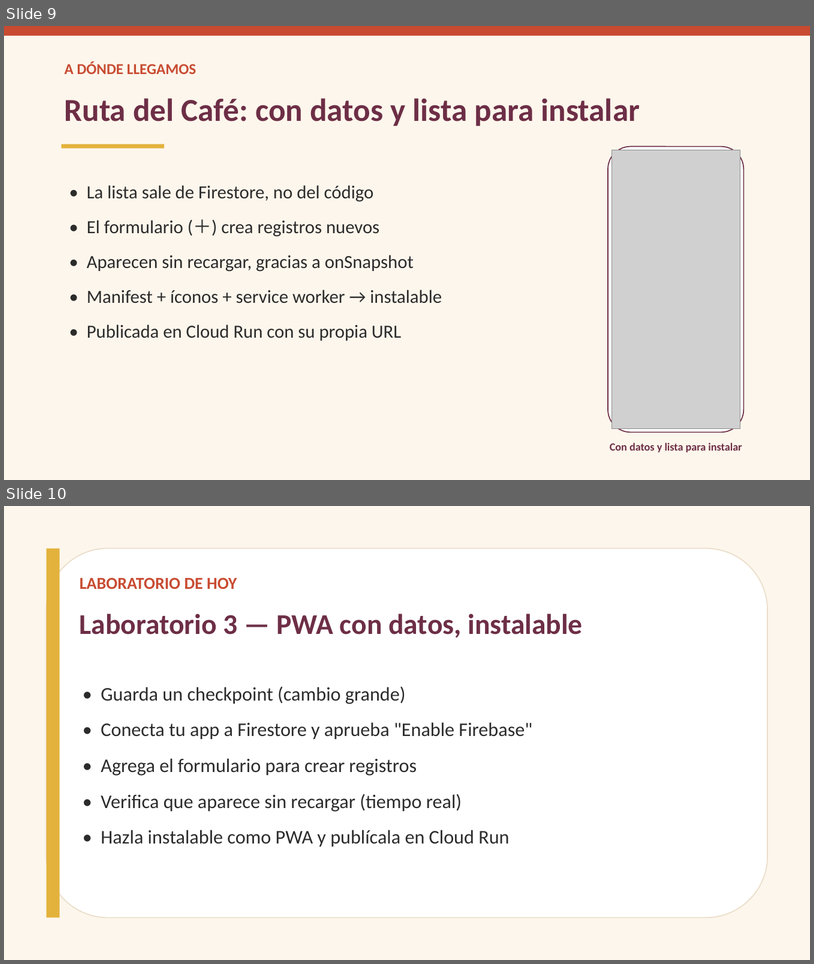
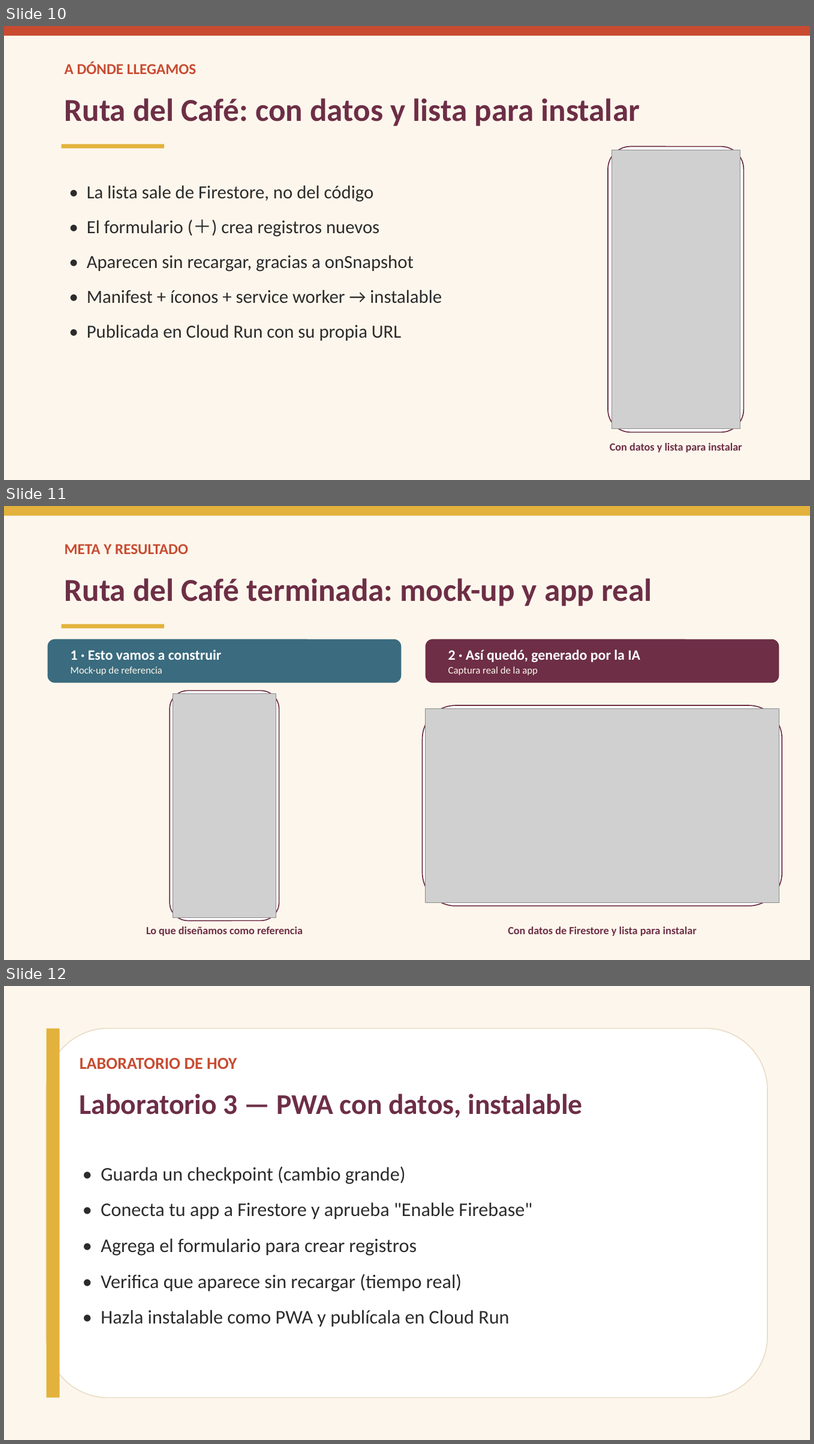
Before and after one commit to ykro/proyectos3-facom-public, a slide deck: slides/sesion-03.pptx. Shown one above the other, each under a label of ours: slides 9 and 10 before the commit, slides 10, 11 and 12 after it. The pictures are 814x964 and 814x1444 pixels, drawn with LibreOffice and Linux fonts; fonts in the diff are those of the drawing; grey boxes stand for pictures. Boxes give left, top, right and bottom in pixels: in the first picture for what was removed or moved away, otherwise in the second. Text is boxed around its words. In the diff, an @@ line names an element or a change of style, - is before the commit and + after.

Commit message:
3ª iteración: apps reales capturadas, flujo AI Studio en guías, demos en slides, docs y fixes
- 8 apps construidas en AI Studio y capturadas (2 insignia + 6 demos); capturas de
  flujo (Build, Enable Firebase, emulador) en guias-estudiante/img/ e insertadas en guías;
  placeholders de teléfono Android eliminados; PDFs regenerados con imágenes.
- Slides: slide 'Demo del docente' por sesión + GitHub, glosario GenAI, cómo genera la IA,
  estructura de archivos/personalización manual; contraste MUTED a AA.
- Guías: GitHub/glosario/overview, personalización manual, bitácora de prompts, plantillas.
- Prompts de las 6 demos (prompts-demos-docente.md).
- Nuevos docs: especificacion-asignaciones, material-de-apoyo-links, clase-01-guion-video, plantillas.
- Evaluación: sin defensa; Proyectos=30 sin split por proyecto; quizzes barajados; rúbrica Tareas/Labs.
- Sin 'Plan B' en ningún archivo; terminología unificada a 'Demo del docente'; badges corregidos.

```diff
--- a/slides/sesion-03.pptx
+++ b/slides/sesion-03.pptx
@@ slide 11 added at [4,506,810,960], background #FDF6EC @@
@@ rectangle added at [4,506,810,516], fill #E3B23C @@
@@ text added at [65,544,188,554], 18 pt, text #C84B31, bold @@
+META Y RESULTADO
@@ text added at [65,578,652,606], 38 pt, text #6D2E46, bold @@
+Ruta del Café terminada: mock-up y app real
@@ rectangle added at [62,624,164,628], fill #E3B23C @@
@@ rounded rectangle added at [48,639,401,682], fill #3A6B7E @@
@@ text added at [71,649,222,675], 17 pt, text #FFFFFF, bold @@
+1 · Esto vamos a construir
+Mock-up de referencia
@@ rounded rectangle added at [426,639,780,682], fill #6D2E46 @@
@@ text added at [449,649,641,675], 17 pt, text #FFFFFF, bold @@
+2 · Así quedó, generado por la IA
+Captura real de la app
@@ rounded rectangle added at [170,691,279,921], fill #FFFFFF, outline #6D2E46 1.2 pt @@
@@ picture added at [173,694,276,918] @@
@@ rounded rectangle added at [423,705,783,905], fill #FFFFFF, outline #6D2E46 1.2 pt @@
@@ picture added at [426,708,780,902] @@
@@ text added at [146,926,303,936], 13 pt, text #6D2E46, bold @@
+Lo que diseñamos como referencia
@@ text added at [508,926,697,936], 13 pt, text #6D2E46, bold @@
+Con datos de Firestore y lista para instalar
@@ what was slide 9 is now slide 10 @@
@@ what was slide 10 is now slide 12 @@
```
Also in this commit, not shown: 3 slides changed, 1 other slide added, 59 other files.
